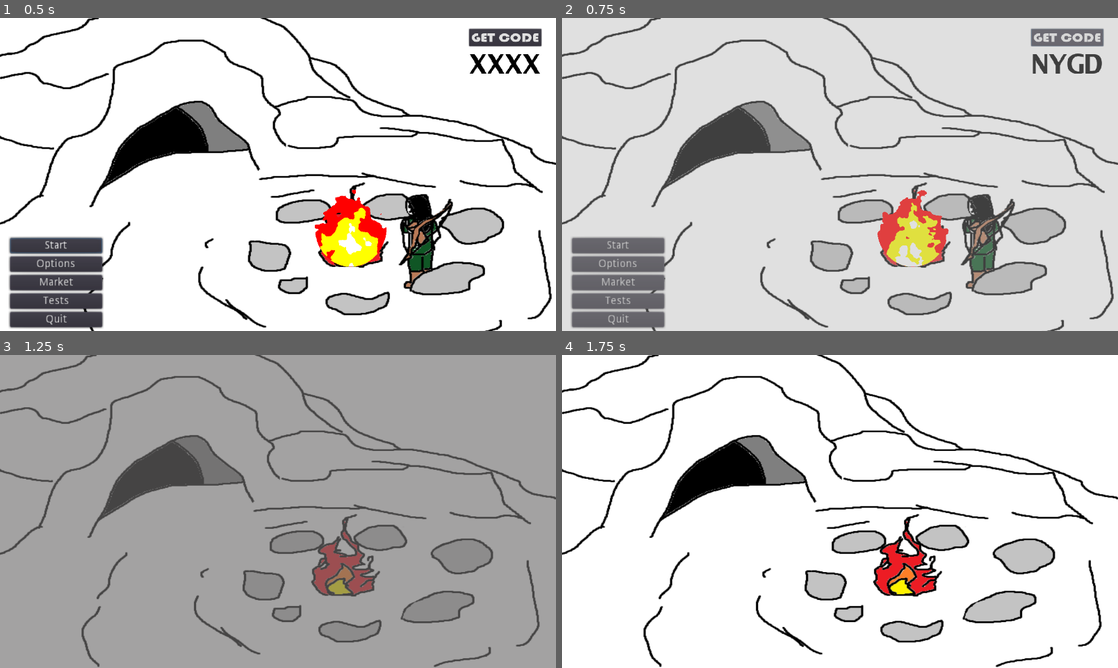
Above: before the commit, frames 1-4 (two rows, left to right).
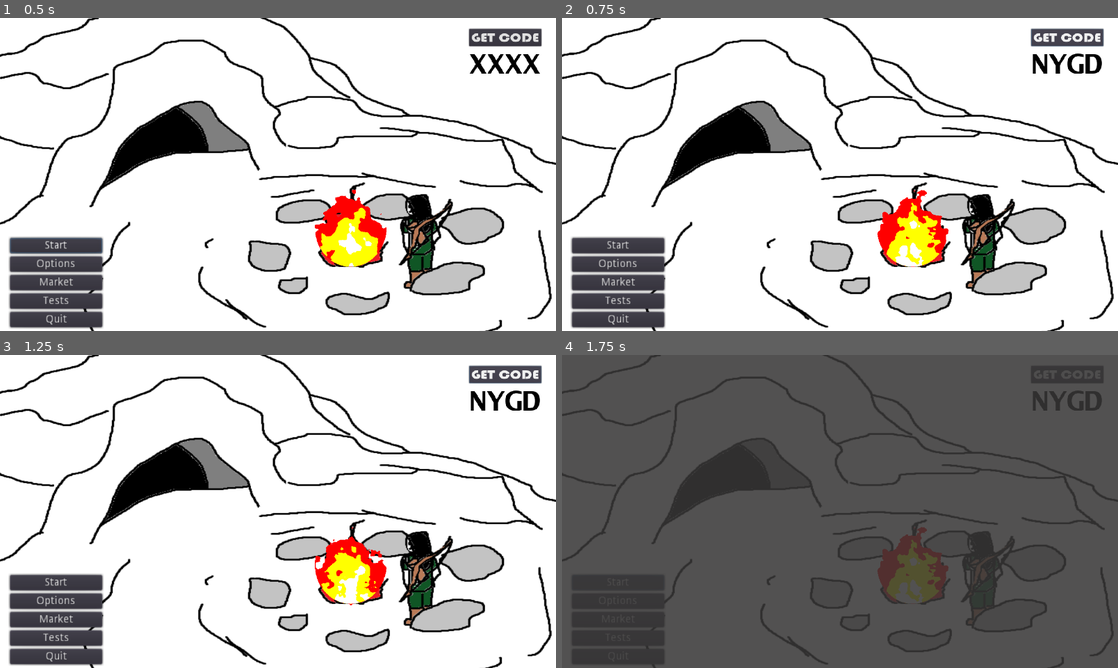
Above: after the commit, the same moments.

Repository: rwyndrum4/MENDAX
Game: Godot game, scene res://Scenes/mainMenu/mainMenu.tscn
Same seed, same stepped clock (60 frames per second), same inputs: the game is played once before the commit and once after it.
Inputs (mouse positions are in pixels of both pictures, inside the frame that each line leads up to):
- Up to frame 1 (0.5 s): no input
- Up to frame 2 (0.75 s): click "GET CODE" at 0.5 s
- Up to frame 3 (1.25 s): no input
- Up to frame 4 (1.75 s): click (617, 583) at 1.25 s, where only the run after the commit has a clickable "Start"

Frame 1 is identical in both runs. In frame 2, 92% of the frame differs, in the area x 0-100%, y 0-100%; in frame 3, 98%; in frame 4, 99%.

Commit message:
Fix joinCode bug
Remove signal that starts game on press

Diff:
--- a/game/Scenes/mainMenu/mainMenu.tscn
+++ b/game/Scenes/mainMenu/mainMenu.tscn
@@ -152,4 +152,3 @@
 [connection signal="pressed" from="VBoxContainer/Tests" to="." method="_on_Tests_pressed"]
 [connection signal="pressed" from="VBoxContainer/Quit" to="." method="_on_Quit_pressed"]
 [connection signal="button_up" from="joinCodeContainer/getCode" to="." method="_on_GetCode_button_up"]
-[connection signal="pressed" from="joinCodeContainer/getCode" to="." method="_on_Start_pressed"]
--- /dev/null
+++ b/game/Scenes/startArea/startArea.gd
@@ -0,0 +1,16 @@
+extends Node2D
+
+
+# Declare member variables here. Examples:
+# var a = 2
+# var b = "text"
+
+
+# Called when the node enters the scene tree for the first time.
+func _ready():
+	pass # Replace with function body.
+
+
+# Called every frame. 'delta' is the elapsed time since the previous frame.
+#func _process(delta):
+#	pass
--- a/game/Scenes/startArea/startArea.tscn
+++ b/game/Scenes/startArea/startArea.tscn
@@ -1,8 +1,10 @@
-[gd_scene load_steps=2 format=2]
+[gd_scene load_steps=3 format=2]
 
 [ext_resource path="res://Assets/mainMenuAssets/menu_bg_empty.png" type="Texture" id=1]
+[ext_resource path="res://Scenes/startArea/startArea.gd" type="Script" id=2]
 
 [node name="startArea" type="Node2D"]
+script = ExtResource( 2 )
 
 [node name="BackDrop" type="TextureRect" parent="."]
 margin_right = 1280.0
